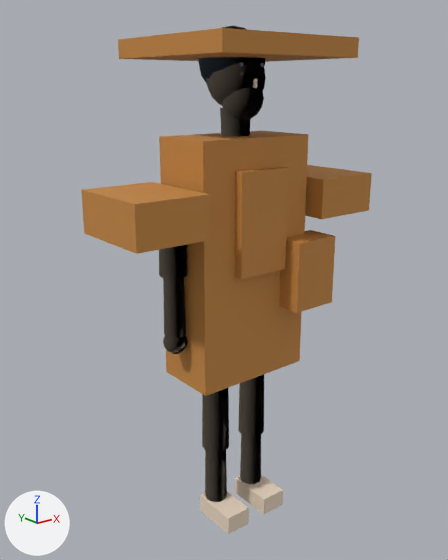
The glTF model frontend/public/models/characters/roles/ancient_trader/body.glb as it was, and as the next commit left it.
The view is the same before and after, from a 50 mm lens placed at (-1.367, -1.647, 1.623), pointed at (-0.023, 0.034, 0.95). Every picture has the same lights, and +X, +Y and +Z are marked at lower left. The older version comes first. Vertices at exactly the same position are counted once.

In view in the first picture: 'Cloth', 'Hair', 'Skin'.
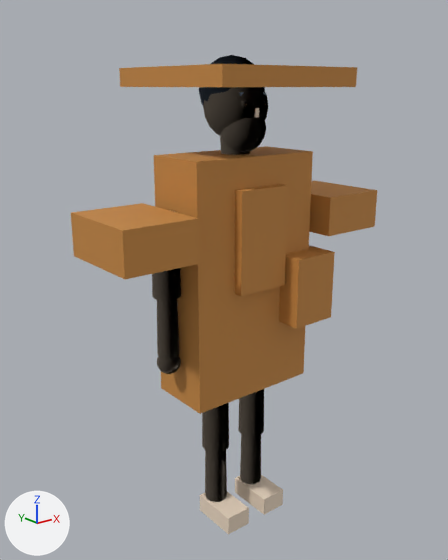
The change in detail:
me_skin is used by ob_skin; location (0.0, 0.0, 0.0).
me_skin had 848 vertices, 1334 faces and spanned x -0.31..0.31, y -0.14..0.1, z 0.01..1.74.
me_skin now has 848 vertices, 1334 faces and spans x -0.34..0.34, y -0.14..0.11, z 0.01..1.67.
me_skin part 1: the loose piece of 151 vertices spanning x -0.1..0.1, y -0.1..0.1, z 1.55..1.74 is scaled about its middle by 1.11, then moved by (0.0, 0.0, -0.09).
me_skin part 2: the loose piece of 93 vertices spanning x -0.07..0.07, y -0.11..0.04, z 1.51..1.65 is scaled about its middle by 1.11, then moved by (0.0, 0.0, -0.09).
me_skin part 3: the loose piece of 42 vertices spanning x -0.05..-0.02, y -0.09..-0.06, z 1.64..1.67 is moved by (0.0, -0.01, -0.09).
me_skin part 4: the loose piece of 8 vertices spanning x -0.01..0.01, y -0.1..-0.08, z 1.62..1.64 is moved by (0.0, -0.01, -0.09).
me_skin part 5: the loose piece of 26 vertices spanning x -0.05..0.05, y -0.05..0.05, z 1.44..1.55 is moved by (0.0, 0.0, -0.09).
me_skin part 6: the loose piece of 26 vertices spanning x -0.31..-0.22, y -0.05..0.05, z 1.02..1.3 is moved by (-0.03, 0.0, -0.07).
me_skin part 7: the loose piece of 22 vertices spanning x -0.3..-0.23, y -0.04..0.04, z 0.81..1.03 is moved by (-0.03, 0.0, -0.07).
me_skin part 8: the loose piece of 85 vertices spanning x -0.31..-0.22, y -0.04..0.04, z 0.74..0.83 is moved by (-0.03, 0.0, -0.07).
Other edits to the shape of me_skin do not show in these pictures.
me_cloth is used by ob_cloth; location (0.0, 0.0, 0.0).
me_cloth had 48 vertices, 72 faces and spanned x -0.507..0.507, y -0.275..0.275, z 0.613..1.767.
me_cloth now has 48 vertices, 72 faces and spans x -0.548..0.548, y -0.275..0.275, z 0.554..1.678.
me_cloth part 9: the loose piece of 8 vertices spanning x -0.226..0.226, y -0.12..0.12, z 0.613..1.463 is scaled about its middle by (1.11, 1, 1), then moved by (0.0, 0.0, -0.059).
me_cloth part 10: the loose piece of 8 vertices spanning x -0.507..-0.247, y -0.18..0.14, z 1.174..1.314 is moved by (-0.041, 0.0, -0.068).
me_cloth part 11: the loose piece of 8 vertices spanning x 0.247..0.507, y -0.18..0.14, z 1.174..1.314 is moved by (0.041, 0.0, -0.068).
me_cloth part 12: the loose piece of 8 vertices spanning x -0.1..0.1, y -0.155..-0.105, z 1.013..1.363 is moved by (0.0, 0.0, -0.059).
me_cloth part 13: the loose piece of 8 vertices spanning x -0.275..0.275, y -0.275..0.275, z 1.707..1.767 is moved by (0.0, 0.0, -0.089).
me_cloth part 14: the loose piece of 8 vertices spanning x 0.11..0.29, y -0.21..-0.09, z 0.863..1.113 is moved by (0.0, 0.0, -0.059).
me_hair is used by ob_hair; location (0.0, 0.0, 0.0).
me_hair had 101 vertices, 186 faces and spanned x -0.11..0.11, y -0.085..0.125, z 1.587..1.807.
me_hair now has 101 vertices, 186 faces and spans x -0.11..0.11, y -0.088..0.125, z 1.498..1.718.
me_hair part 15: the loose piece of 77 vertices spanning x -0.11..0.11, y -0.085..0.125, z 1.587..1.807 is moved by (0.0, 0.0, -0.089).
Other edits to the shape of me_hair do not show in these pictures.

Where the change shows, as pixel boxes (x1, y1, x2, y2) in the pictures (448 x 560 px; the box of a moved part takes in the faces that stretch with it):
'Cloth', reshaped: before (81, 28, 372, 396); after (71, 64, 377, 414)
'Skin', reshaped: before (159, 62, 283, 535); after (152, 87, 283, 535)
'Hair', reshaped: before (198, 26, 265, 84); after (199, 55, 266, 105)
part 1 of me_skin, moved or reshaped: before (206, 62, 266, 105); after (203, 87, 268, 136)
part 2 of me_skin, moved or reshaped: before (222, 87, 264, 120); after (220, 117, 266, 152)
part 3 of me_skin, moved or reshaped: before (241, 71, 247, 78); after (241, 100, 247, 107)
part 4 of me_skin, moved or reshaped: before (253, 79, 257, 88); after (254, 108, 259, 117)
part 5 of me_skin, moved or reshaped (mostly hidden afterwards): before (220, 108, 251, 136); after (220, 136, 250, 155)
part 6 of me_skin, moved or reshaped: before (159, 245, 188, 279); after (152, 210, 181, 301)
part 7 of me_skin, moved or reshaped: before (163, 278, 186, 338); after (157, 299, 180, 358)
part 8 of me_skin, moved or reshaped: before (163, 335, 188, 354); after (157, 355, 181, 374)
part 9 of me_cloth, moved or reshaped: before (159, 131, 308, 396); after (154, 146, 313, 414)
part 10 of me_cloth, moved or reshaped: before (81, 182, 210, 254); after (71, 203, 200, 279)
part 11 of me_cloth, moved or reshaped: before (305, 165, 372, 219); after (309, 181, 377, 236)
part 12 of me_cloth, moved or reshaped: before (235, 167, 288, 279); after (235, 184, 288, 296)
part 13 of me_cloth, moved or reshaped: before (118, 28, 359, 62); after (119, 64, 357, 87)
part 14 of me_cloth, moved or reshaped: before (279, 230, 335, 313); after (279, 246, 335, 329)
part 15 of me_hair, moved or reshaped: before (198, 26, 265, 84); after (199, 55, 265, 105)
